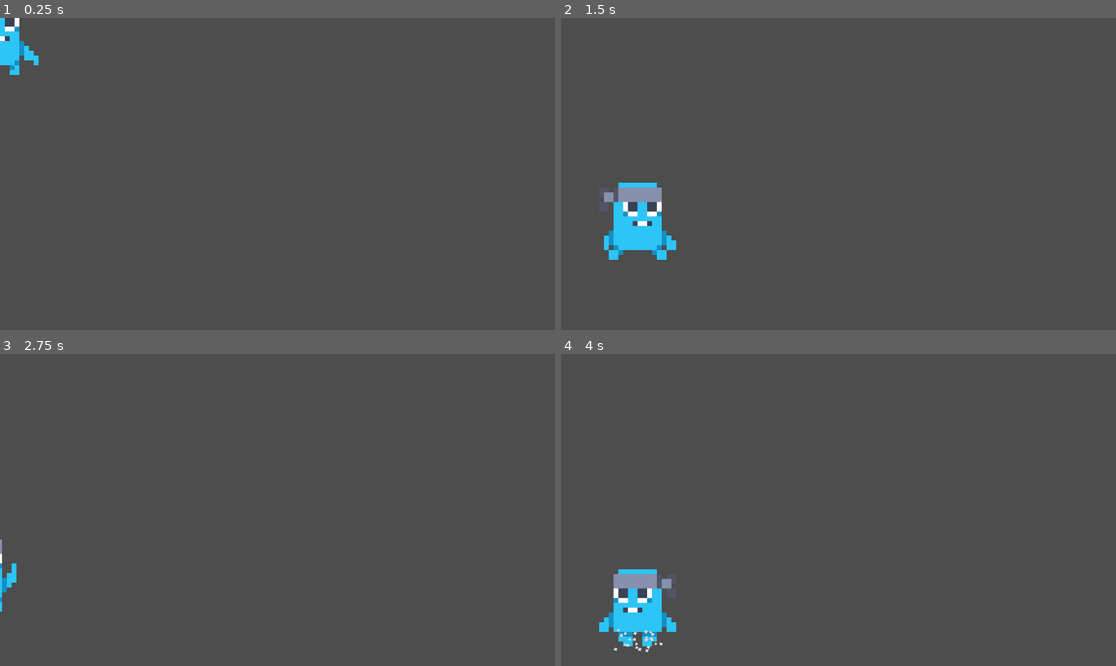
Above: before the commit, frames 1-4 (two rows, left to right).
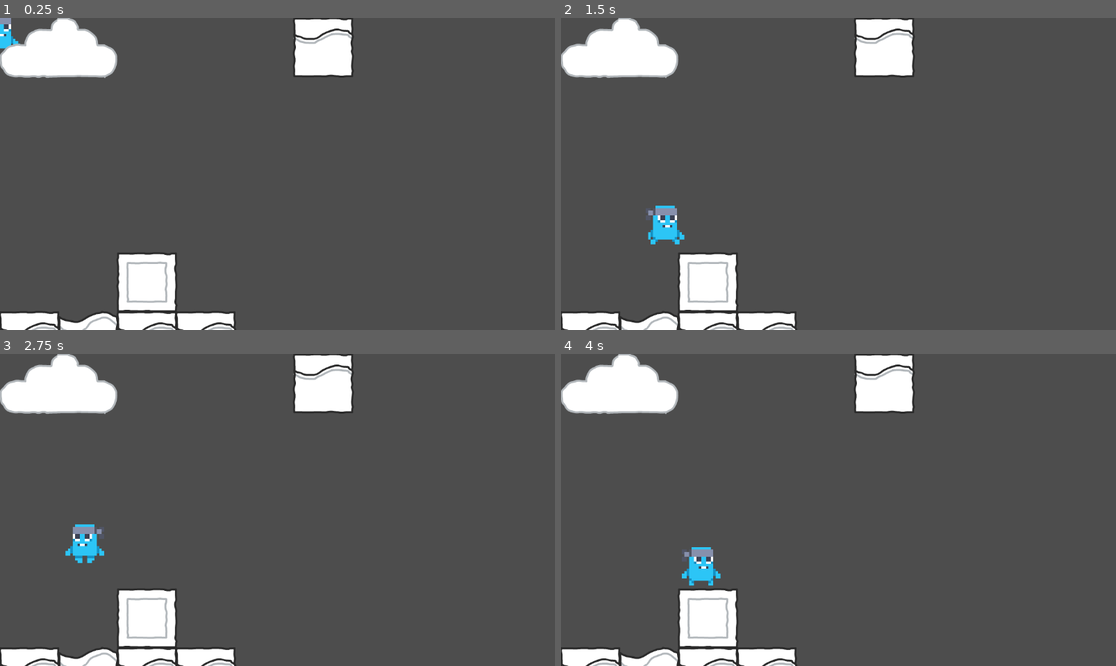
Above: after the commit, the same moments.

Repository: Kevin-Konradi/GMTK_Jam_Game
Game: Godot game, scene res://root_2d.tscn
Two runs of this game, one before a commit and one after it. Both use one fixed random seed, a clock stepped at 60 frames per second and the inputs below.
Inputs:
- Up to frame 1 (0.25 s): no input
- Up to frame 2 (1.5 s): hold D (right) from 0.53 s (still down); tap Space (jump) at 0.6, 0.77, 1.07, 1.35 s
- Up to frame 3 (2.75 s): tap Space (jump) at 1.52, 1.82, 2.1 s; release D (right) at 2.03 s; hold A (left) from 2.03 s (still down)
- Up to frame 4 (4 s): release A (left) at 2.78 s; hold D (right) from 2.78 s (still down); tap Space (jump) at 2.85, 3.02, 3.32, 3.6, 3.77 s

The runs differ from the first frame. In frame 1, 9.4% of the frame differs, in the area x 0-64%, y 0-100%; in frame 2, 11%; in frame 3, 9.9%; in frame 4, 12%.

Commit message:
Player animation

Diff:
--- a/root_2d.tscn
+++ b/root_2d.tscn
@@ -429,7 +429,7 @@
 [node name="Root" type="Node2D"]
 
 [node name="Player" type="CharacterBody2D" parent="."]
-scale = Vector2(10, 10)
+scale = Vector2(5, 5)
 script = ExtResource("1_syxgt")
 
 [node name="Collision" type="CollisionShape2D" parent="Player"]
@@ -472,7 +472,6 @@
 metadata/_edit_group_ = true
 
 [node name="Map" type="TileMap" parent="."]
-visible = false
 tile_set = SubResource("TileSet_4uuhv")
 format = 2
 layer_0/tile_data = PackedInt32Array(0, 1, 0, 1, 65537, 0, 327680, 196609, 0, 327681, 131073, 1, 327682, 196609, 0, 393215, 196609, 0, 5, 196609, 0, 327683, 196609, 0, 262146, 327681, 6)
--- a/scripts/Player.gd
+++ b/scripts/Player.gd
@@ -2,8 +2,8 @@
 
 
 @export var speed = 300.0
-@export var jump_velocity = -400.0
-@export var fall_animation_start_threshold = 0.5
+@export var jump_velocity = -500.0
+@export var fall_animation_start_threshold = 0.7
 
 
 # Get the gravity from the project settings to be synced with RigidBody nodes.
@@ -13,10 +13,8 @@
 var not_on_floor_time = 0
 
 func _physics_process(delta):
-	# Add the gravity.
 	if is_on_floor():
-		if not_on_floor_time > 0:
-			$Particles.emitting = true
+		if not_on_floor_time > 0: $Particles.emitting = true
 
 		not_on_floor_time = 0
 	else:
@@ -34,13 +32,14 @@
 	# Get the input direction and handle the movement/deceleration.
 	var direction = Input.get_axis("left", "right")
 	if direction:
-		scale.x = abs(scale.x) * direction # Model flipping left/right
+		$Sprite.flip_h = direction == -1
 		velocity.x = direction * speed
 	else:
 		velocity.x = move_toward(velocity.x, 0, speed)
 
-
-	if velocity != Vector2.ZERO and is_on_floor():
+	if velocity == Vector2.ZERO and is_on_floor():
+		$Sprite.play("default")
+	else:
 		$Sprite.play("walk")
 
 	move_and_slide()
